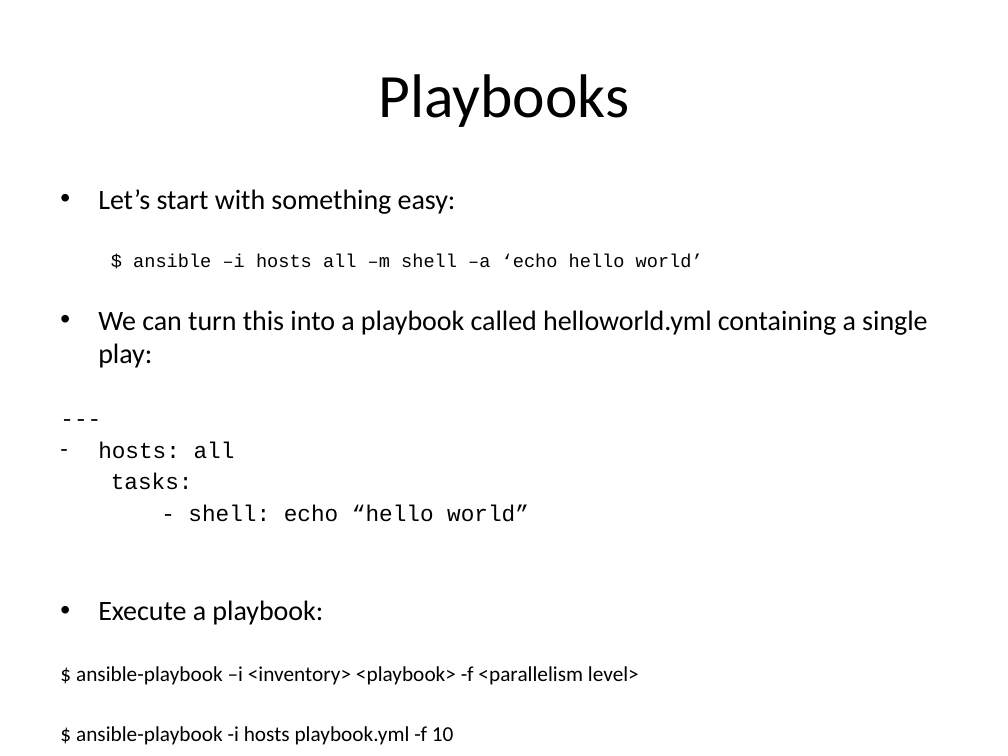
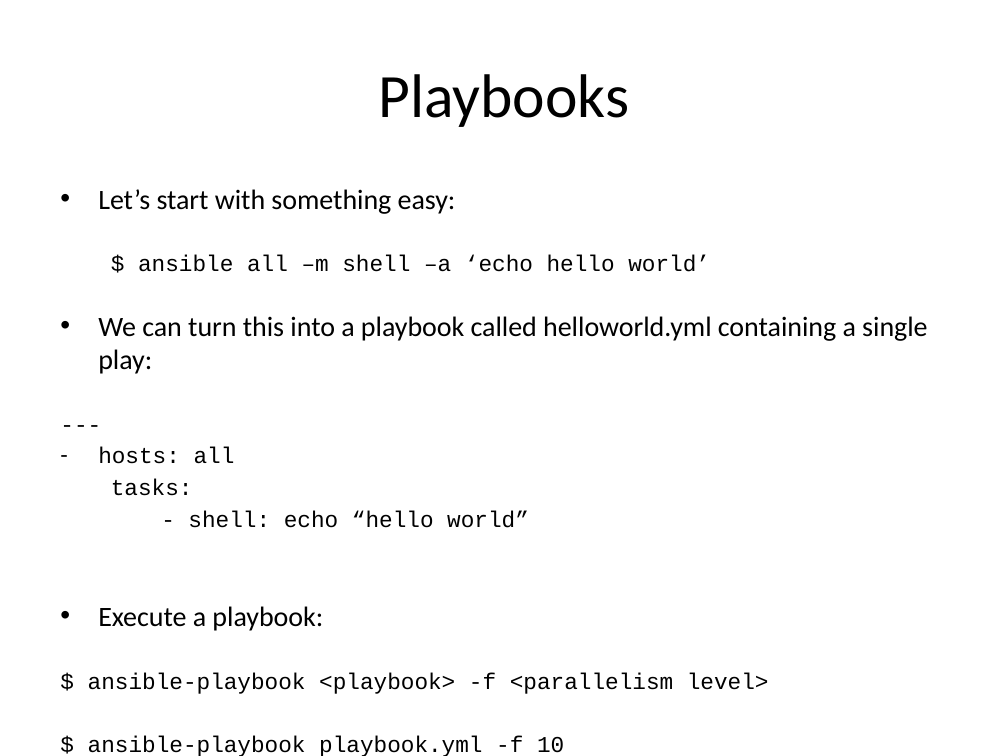
Before and after one commit to jasondbaker/infrastructure-class, a slide deck: slide 36 of lectures/infrastructure-week-10.pptx (slide 35 before the commit). Drawn at 1008x756 pixels with LibreOffice and Linux fonts; fonts in the diff are those of the drawing. Boxes give left, top, right and bottom in pixels: in the first picture for what was removed or moved away, otherwise in the second. Text is boxed around its words. In the diff, an @@ line names an element or a change of style, - is before the commit and + after.

```diff
--- a/lectures/infrastructure-week-10.pptx
+++ b/lectures/infrastructure-week-10.pptx
@@ text at bbox=[138, 255, 710, 272]: text changed; size 13.3 to 16.1 pt @@
-  $ ansible –i hosts all –m shell –a ‘echo hello world’
+  $ ansible all –m shell –a ‘echo hello world’
@@ text at bbox=[88, 672, 769, 756]: text changed; size 15.2 to 16.1 pt; font Calibri to Courier New @@
-$ ansible-playbook –i <inventory> <playbook> -f <parallelism level>
-$ ansible-playbook -i hosts playbook.yml -f 10
+$ ansible-playbook <playbook> -f <parallelism level>
+$ ansible-playbook playbook.yml -f 10
```
Also in this commit, not shown: 5 other slides changed, 1 slide added, 2 other files.
